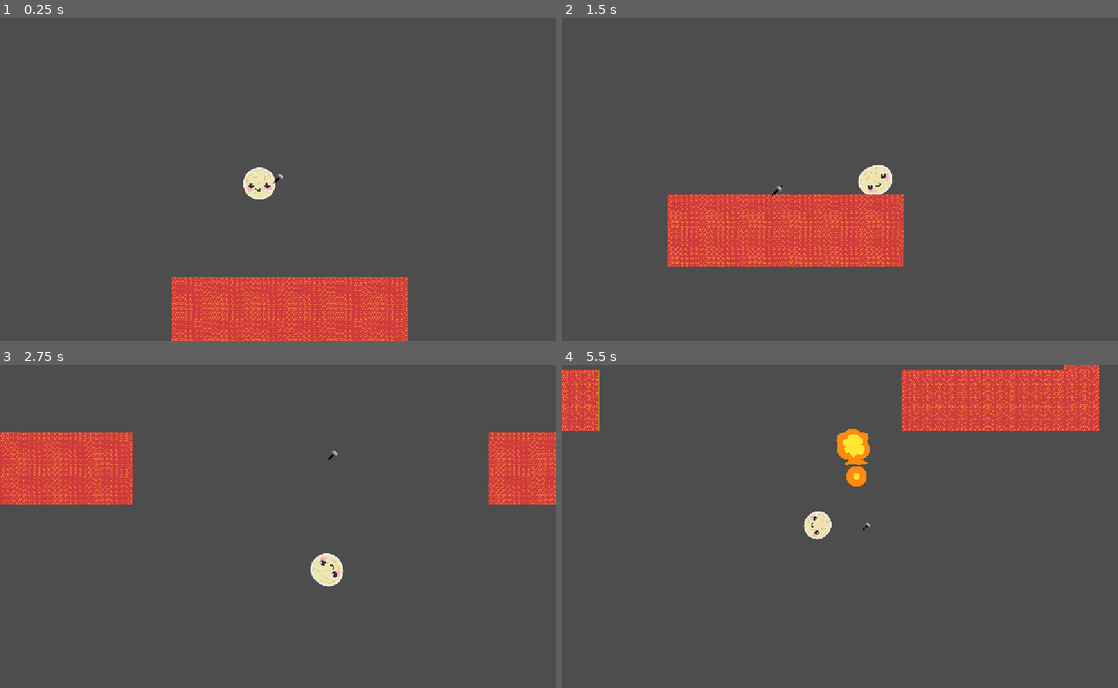
Above: before the commit, frames 1-4 (two rows, left to right).
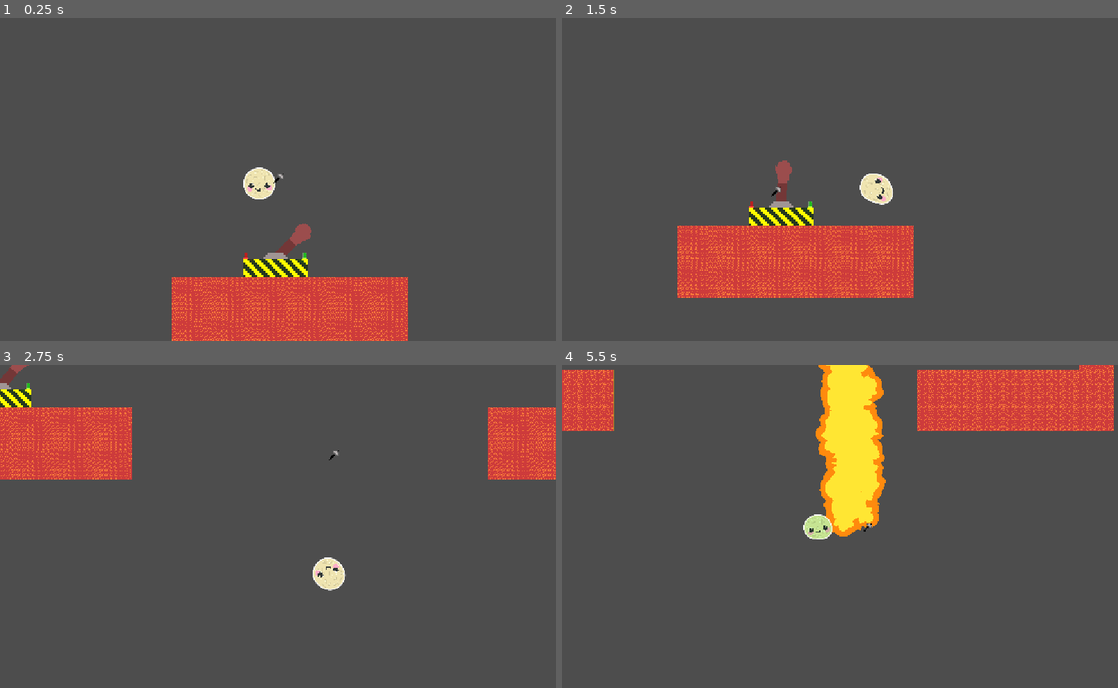
Above: after the commit, the same moments.

Repository: Yaheeha-Baheeha/rock-hard
Game: Godot game, scene res://test_level.tscn
Same seed, same stepped clock (60 frames per second), same inputs: the game is played once before the commit and once after it. This scene is started directly instead of the project's main scene.
Inputs (mouse positions are in pixels of both pictures, inside the frame that each line leads up to):
- Up to frame 1 (0.25 s): no input
- Up to frame 2 (1.5 s): tap Enter (ui_accept) at 0.5 s; move the mouse to (962, 163) at 0.52 s; hold D (right) 0.53-1.25 s; hold Enter (ui_accept) 0.53-1.25 s; click (962, 163) at 0.67 s; tap Space (jump) at 0.77 s; drag from (728, 195) to (873, 182) at 1.27 s
- Up to frame 3 (2.75 s): move the mouse to (333, 455) at 2.02 s; hold D (right) from 2.03 s (still down); hold Enter (ui_accept) from 2.03 s (still down)
- Up to frame 4 (5.5 s): release D (right) at 2.75 s; release Enter (ui_accept) at 2.75 s; drag from (812, 591) to (673, 478) at 2.77 s; move the mouse to (1006, 574) at 3.52 s; hold A (left) 3.53-4.25 s; hold Mouse wheel down (zoom out) 3.53-4.25 s; tap Space (jump) at 3.77 s; tap Enter (ui_accept) at 3.8 s; drag from (673, 478) to (756, 445) at 4.27 s; move the mouse to (867, 526) at 5.02 s; hold A (left) from 5.03 s (still down); hold Enter (ui_accept) from 5.03 s (still down); click (867, 526) at 5.17 s

The runs differ from the first frame. In frame 1, 1.0% of the frame differs, in the area x 43-56%, y 63-81%; in frame 2, 10%, in the area x 19-64%, y 44-87%; in frame 3, 8.3%; in frame 4, 9.6%.

Commit message:
Lever Implementation 1

Diff:
--- a/lever.gd
+++ /dev/null
@@ -1,23 +0,0 @@
-extends Node2D
-
-signal on
-signal off
-
-# Grab the PinJoint2D node based on your scene tree hierarchy
-@onready var pin_joint = $PinJoint2D
-
-func _ready() -> void:
-	# Connect the joint's signals to this script's functions
-	$PinJoint2D.turned_on.connect(_on_pin_joint_2d_turned_on)
-	$PinJoint2D.turned_off.connect(_on_pin_joint_2d_turned_off)
-
-func _process(delta: float) -> void:
-	pass
-
-
-func _on_pin_joint_2d_turned_off() -> void:
-	off.emit()
-
-
-func _on_pin_joint_2d_turned_on() -> void:
-	on.emit()
--- a/lever.tscn
+++ b/lever.tscn
@@ -1,7 +1,5 @@
 [gd_scene format=3 uid="uid://dp2yvv1x5o1jn"]
 
-[ext_resource type="Script" uid="uid://brw8lbyuhcqf2" path="res://pin_joint_2d.gd" id="1_0ohsc"]
-[ext_resource type="Script" uid="uid://dnlirwemwksvb" path="res://lever.gd" id="1_1kj1s"]
 [ext_resource type="Texture2D" uid="uid://bjl66707y8vkg" path="res://Textures/lever_stick.png" id="2_7uavd"]
 [ext_resource type="Texture2D" uid="uid://b00ajptm15jh0" path="res://Textures/green-light.png" id="4_1kj1s"]
 [ext_resource type="Texture2D" uid="uid://dgjbb61okcysk" path="res://Textures/red-light.png" id="5_gk4f0"]
@@ -13,14 +11,6 @@
 [sub_resource type="RectangleShape2D" id="RectangleShape2D_0ohsc"]
 size = Vector2(200, 44)
 
-[sub_resource type="RectangleShape2D" id="RectangleShape2D_gk4f0"]
-
-[sub_resource type="LabelSettings" id="LabelSettings_1kj1s"]
-font_color = Color(0.29411766, 1, 0, 1)
-
-[sub_resource type="LabelSettings" id="LabelSettings_gk4f0"]
-font_color = Color(1, 0.23529412, 0.03529412, 1)
-
 [sub_resource type="Gradient" id="Gradient_soi7j"]
 colors = PackedColorArray(1, 1, 1, 1, 0, 0, 0, 1)
 
@@ -31,116 +21,83 @@
 fill_to = Vector2(0.16239317, 0.26923078)
 metadata/_snap_enabled = true
 
+[sub_resource type="RectangleShape2D" id="RectangleShape2D_gk4f0"]
+
 [node name="Lever" type="Node2D" unique_id=603365385]
 z_index = -1
-script = ExtResource("1_1kj1s")
 
-[node name="RigidBody2D3" type="RigidBody2D" parent="." unique_id=1317640711]
+[node name="PinJoint2D" type="PinJoint2D" parent="." unique_id=1300057020]
+position = Vector2(1, 76)
+node_a = NodePath("../Switch")
+node_b = NodePath("../Base")
+angular_limit_lower = 1.0471976
+angular_limit_upper = -1.0471976
+
+[node name="Switch" type="RigidBody2D" parent="." unique_id=1317640711]
 position = Vector2(1, 76)
 rotation = 0.7853982
+scale = Vector2(0.99999994, 0.99999994)
 collision_mask = 32
 mass = 0.461
 gravity_scale = 0.103
 
-[node name="CollisionShape2D" type="CollisionShape2D" parent="RigidBody2D3" unique_id=1657275478]
+[node name="CollisionShape2D" type="CollisionShape2D" parent="Switch" unique_id=1657275478]
 z_index = 1
 position = Vector2(-1.5, -70.59977)
 shape = SubResource("RectangleShape2D_ic0j1")
 
-[node name="Polygon2D" type="Polygon2D" parent="RigidBody2D3" unique_id=106397126]
-visible = false
-position = Vector2(15, -118.68155)
-scale = Vector2(1, 1.1772816)
-color = Color(0.61339027, 0.61339027, 0.61339027, 1)
-polygon = PackedVector2Array(0, -30, -30, -30, -30, 130, -15.731659, 129.99998, 0, 130)
-uv = PackedVector2Array(-4, -5, -142, -37, -127, 132, 6, 132)
-
-[node name="LeverStick" type="Sprite2D" parent="RigidBody2D3" unique_id=1748377057]
+[node name="LeverStick" type="Sprite2D" parent="Switch" unique_id=1748377057]
 position = Vector2(0, -48.083267)
 scale = Vector2(3.7626655, 3.7626655)
 texture = ExtResource("2_7uavd")
 
-[node name="PinJoint2D" type="PinJoint2D" parent="." unique_id=1300057020]
-position = Vector2(1, 76)
-node_a = NodePath("../RigidBody2D3")
-node_b = NodePath("../Polygon2D2/StaticBody2D")
-angular_limit_lower = 1.0471976
-angular_limit_upper = -1.0471976
-script = ExtResource("1_0ohsc")
-
-[node name="Polygon2D2" type="Polygon2D" parent="." unique_id=2052940337]
-position = Vector2(72, 140)
-polygon = PackedVector2Array(-170, -68, 30, -68, 30, -25, -170, -25)
-uv = PackedVector2Array(-172, -68.5, 31, -67.5, 32, -24.5, -170, -25.5)
-
-[node name="StaticBody2D" type="StaticBody2D" parent="Polygon2D2" unique_id=283731591]
-position = Vector2(-111, -278)
+[node name="Base" type="StaticBody2D" parent="." unique_id=283731591]
+position = Vector2(-39, -138)
 collision_mask = 8
 
-[node name="CollisionShape2D" type="CollisionShape2D" parent="Polygon2D2/StaticBody2D" unique_id=1506635331]
+[node name="CollisionShape2D" type="CollisionShape2D" parent="Base" unique_id=1506635331]
 position = Vector2(41, 231)
 shape = SubResource("RectangleShape2D_0ohsc")
 
-[node name="RigidBody2D" type="StaticBody2D" parent="." unique_id=1388357066]
-collision_layer = 32
-collision_mask = 0
+[node name="Leverbase" type="Sprite2D" parent="Base" unique_id=754364708]
+position = Vector2(41, 234)
+scale = Vector2(6.25, 6.25)
+texture = ExtResource("6_gk4f0")
 
-[node name="CollisionShape2D2" type="CollisionShape2D" parent="RigidBody2D" unique_id=1230470207]
-position = Vector2(-89, 61)
-shape = SubResource("RectangleShape2D_gk4f0")
+[node name="Lights" type="Node2D" parent="." unique_id=850160986]
 
-[node name="RigidBody2D2" type="StaticBody2D" parent="." unique_id=160406193]
-collision_layer = 32
-collision_mask = 0
+[node name="GreenLight" type="StaticBody2D" parent="Lights" unique_id=796918626]
 
-[node name="CollisionShape2D2" type="CollisionShape2D" parent="RigidBody2D2" unique_id=1975521468]
-position = Vector2(92, 61)
-shape = SubResource("RectangleShape2D_gk4f0")
-
-[node name="Label" type="Label" parent="." unique_id=946342534]
-offset_left = 69.0
-offset_top = 86.0
-offset_right = 109.0
-offset_bottom = 109.0
-text = "On"
-label_settings = SubResource("LabelSettings_1kj1s")
-
-[node name="Label2" type="Label" parent="." unique_id=1407000983]
-offset_left = -95.0
-offset_top = 86.0
-offset_right = -55.0
-offset_bottom = 109.0
-text = "Off"
-label_settings = SubResource("LabelSettings_gk4f0")
-
-[node name="PointLight2D" type="PointLight2D" parent="." unique_id=276061129]
+[node name="PointLight2D" type="PointLight2D" parent="Lights/GreenLight" unique_id=276061129]
 position = Vector2(94, 62)
 color = Color(0, 1, 0, 1)
 energy = 1.09
 texture = SubResource("GradientTexture2D_1kj1s")
 
-[node name="PointLight2D2" type="PointLight2D" parent="." unique_id=368520800]
+[node name="CollisionShape2D3" type="CollisionShape2D" parent="Lights/GreenLight" unique_id=1975521468]
+position = Vector2(92, 61)
+shape = SubResource("RectangleShape2D_gk4f0")
+
+[node name="GreenLight" type="Sprite2D" parent="Lights/GreenLight" unique_id=347093356]
+z_index = -1
+position = Vector2(94, 62.000004)
+scale = Vector2(0.875, 0.875)
+texture = ExtResource("4_1kj1s")
+
+[node name="Red Light" type="StaticBody2D" parent="Lights" unique_id=659738905]
+
+[node name="RedLight" type="Sprite2D" parent="Lights/Red Light" unique_id=1446703281]
+position = Vector2(-89, 61.5)
+scale = Vector2(0.875, 0.875)
+texture = ExtResource("5_gk4f0")
+
+[node name="PointLight2D2" type="PointLight2D" parent="Lights/Red Light" unique_id=368520800]
 position = Vector2(-89, 61)
 scale = Vector2(1.375, 1.375)
 color = Color(1, 0, 0, 1)
 energy = 1.09
 texture = SubResource("GradientTexture2D_1kj1s")
 
-[node name="GreenLight" type="Sprite2D" parent="." unique_id=347093356]
-z_index = -1
-position = Vector2(94, 62.000004)
-scale = Vector2(0.875, 0.875)
-texture = ExtResource("4_1kj1s")
-
-[node name="RedLight" type="Sprite2D" parent="." unique_id=1446703281]
-position = Vector2(-89, 61.5)
-scale = Vector2(0.875, 0.875)
-texture = ExtResource("5_gk4f0")
-
-[node name="Leverbase" type="Sprite2D" parent="." unique_id=754364708]
-position = Vector2(2, 95.99999)
-scale = Vector2(6.25, 6.25)
-texture = ExtResource("6_gk4f0")
-
-[connection signal="turned_off" from="PinJoint2D" to="." method="_on_pin_joint_2d_turned_off"]
-[connection signal="turned_on" from="PinJoint2D" to="." method="_on_pin_joint_2d_turned_on"]
+[node name="CollisionShape2D2" type="CollisionShape2D" parent="Lights/Red Light" unique_id=1230470207]
+position = Vector2(-89, 61)
+shape = SubResource("RectangleShape2D_gk4f0")
--- a/pin_joint_2d.gd
+++ /dev/null
@@ -1,31 +0,0 @@
-extends PinJoint2D
-
-signal turned_on
-signal turned_off
-
-
-func _physics_process(_delta: float) -> void:
-	# 1. Calculate the relative angle between Body A and Body B
-	var body_a = get_node_or_null(node_a) as Node2D
-	var body_b = get_node_or_null(node_b) as Node2D
-
-	if body_a and body_b:
-		# Calculate difference in radians, then convert to degrees
-		var relative_angle_rad = body_b.global_rotation - body_a.global_rotation
-		var relative_angle_deg = rad_to_deg(relative_angle_rad)
-
-		# Keep the angle cleanly bounded between -180 and 180 degrees
-		var wrapped_angle = wrapf(relative_angle_deg, -180.0, 180.0)
-		#print("Relative Joint Angle: ", wrapped_angle)
-		if wrapped_angle <= -60:
-			turned_on.emit()
-			#print('on') #on
-			#maybe add signal to trigger lava
-		else:
-			turned_off.emit()
-			#print("off") #off
-	else:
-		print("Assigned physics nodes not found.")
-
-		#63.5223643755735 <- off
-		#-66.8435165387356 <- on
--- a/spawner.gd
+++ b/spawner.gd
@@ -2,7 +2,12 @@
 
 @export var water_drop_scene: PackedScene = preload("res://lava_drop.tscn")
 
+# --- NEW: SPAWNER BEHAVIOR ---
+enum SpawnMode { ALWAYS, TOGGLED }
+
 @export_category("Spawner Settings")
+@export var spawn_mode: SpawnMode = SpawnMode.ALWAYS ## Choose if it's always on or needs a lever!
+@export var is_active: bool = false ## If set to TOGGLED, is it currently spraying?
 @export var fluid_type: LavaDroplet.FluidType = LavaDroplet.FluidType.HOT ## Choose the fluid type!
 @export var despawn_rule: LavaDroplet.DespawnRule = LavaDroplet.DespawnRule.NEVER ## Choose how it despawns!
 @export var spawn_rate: float = 0.05 ## Time in seconds between spawns
@@ -13,7 +18,7 @@
 @export var spawn_speed: float = 300.0 ## How fast the droplet shoots out
 @export var speed_variance: float = 50.0 ## +/- randomization of the speed
 
-@onready var spawn_shape = $CollisionShape2D ## Grabs the collision shape to determine the region area
+@onready var spawn_shape = $CollisionShape2D
 @onready var hot_fluid_group = $"../HotFluid"
 @onready var medium_fluid_group = $"../MediumFluid"
 @onready var cold_fluid_group = $"../ColdFluid"
@@ -21,26 +26,31 @@
 var spawn_timer: float = 0.0
 
 func _process(delta: float) -> void:
-	# Keep the internal clock ticking
-	spawn_timer += delta
+	# 1. Check if we are allowed to spawn based on our mode
+	var can_spawn: bool = false
 
-	# Hold down Spacebar/Enter to emit water
-	if Input.is_action_pressed("ui_accept"):
-		# Only trigger the spawn if the cooldown time has been reached
+	if spawn_mode == SpawnMode.ALWAYS:
+		can_spawn = true
+	elif spawn_mode == SpawnMode.TOGGLED and is_active:
+		can_spawn = true
+
+	# 2. If allowed, run the timer and spawn
+	if can_spawn:
+		spawn_timer += delta
 		if spawn_timer >= spawn_rate:
-			spawn_timer = 0.0 # Reset the clock
+			spawn_timer = 0.0
 			spawn_drop()
+	else:
+		# Reset timer when turned off so it spawns instantly when turned back on
+		spawn_timer = spawn_rate
 
 func spawn_drop() -> void:
-	# Instantiate and cast to our custom class
 	var drop = water_drop_scene.instantiate() as LavaDroplet
 
 	if drop != null:
-		# 1. Pass the exact settings chosen in the Inspector to the droplet
 		drop.type = fluid_type
 		drop.despawn_rule = despawn_rule
 
-		# Route the droplet to the correct CanvasGroup based on its type!
 		match drop.type:
 			LavaDroplet.FluidType.HOT:
 				hot_fluid_group.add_child(drop)
@@ -49,7 +59,6 @@
 			LavaDroplet.FluidType.COLD:
 				cold_fluid_group.add_child(drop)
 
-		# 2. Calculate random position inside the Area2D's RectangleShape2D
 		var random_pos = global_position
 		if spawn_shape and spawn_shape.shape is RectangleShape2D:
 			var extents = spawn_shape.shape.size / 2.0
@@ -59,10 +68,19 @@
 
 		drop.global_position = random_pos
 
-		# 3. Calculate Velocity from Angle and Speed
 		var final_angle = spawn_angle + randf_range(-angle_variance, angle_variance)
 		var final_speed = spawn_speed + randf_range(-speed_variance, speed_variance)
 
-		# Convert the angle to radians, rotate a baseline "RIGHT" vector, and multiply by speed
 		var velocity_dir = Vector2.RIGHT.rotated(deg_to_rad(final_angle))
 		drop.linear_velocity = velocity_dir * final_speed
+
+# --- NEW: LEVER FUNCTIONS ---
+# Your lever node can call these functions when it gets flipped!
+
+## Toggles the spawner on and off
+func toggle_spawner() -> void:
+	is_active = !is_active
+
+## Explicitly turns the spawner on or off (great for one-way switches)
+func set_spawner_active(state: bool) -> void:
+	is_active = state
--- a/test_level.tscn
+++ b/test_level.tscn
@@ -4,6 +4,7 @@
 [ext_resource type="PackedScene" uid="uid://cp6jiswud21r8" path="res://Hammer.tscn" id="4_4ptq8"]
 [ext_resource type="PackedScene" uid="uid://6je4rmn0ov37" path="res://Player.tscn" id="5_gbhdq"]
 [ext_resource type="Script" uid="uid://bcbcmqsv2kpbx" path="res://spawner.gd" id="6_y646j"]
+[ext_resource type="PackedScene" uid="uid://dp2yvv1x5o1jn" path="res://lever.tscn" id="7_lnbra"]
 [ext_resource type="Texture2D" uid="uid://da88yw4bsbs5l" path="res://resources/tileset_canvas.tres" id="7_y646j"]
 [ext_resource type="PackedScene" uid="uid://c7h14j6k8sd2f" path="res://background.tscn" id="11_13y8f"]
 
@@ -290,6 +291,8 @@
 [node name="Spawner2" type="Area2D" parent="." unique_id=1577070858]
 position = Vector2(713, -1121)
 script = ExtResource("6_y646j")
+spawn_mode = 1
+is_active = true
 fluid_type = 2
 despawn_rule = 3
 spawn_rate = 0.0
@@ -301,3 +304,6 @@
 [node name="CollisionShape2D" type="CollisionShape2D" parent="Spawner2" unique_id=1057319635]
 position = Vector2(-1, 0)
 shape = SubResource("RectangleShape2D_gbhdq")
+
+[node name="Lever" parent="." unique_id=603365385 instance=ExtResource("7_lnbra")]
+position = Vector2(-737, -127)
